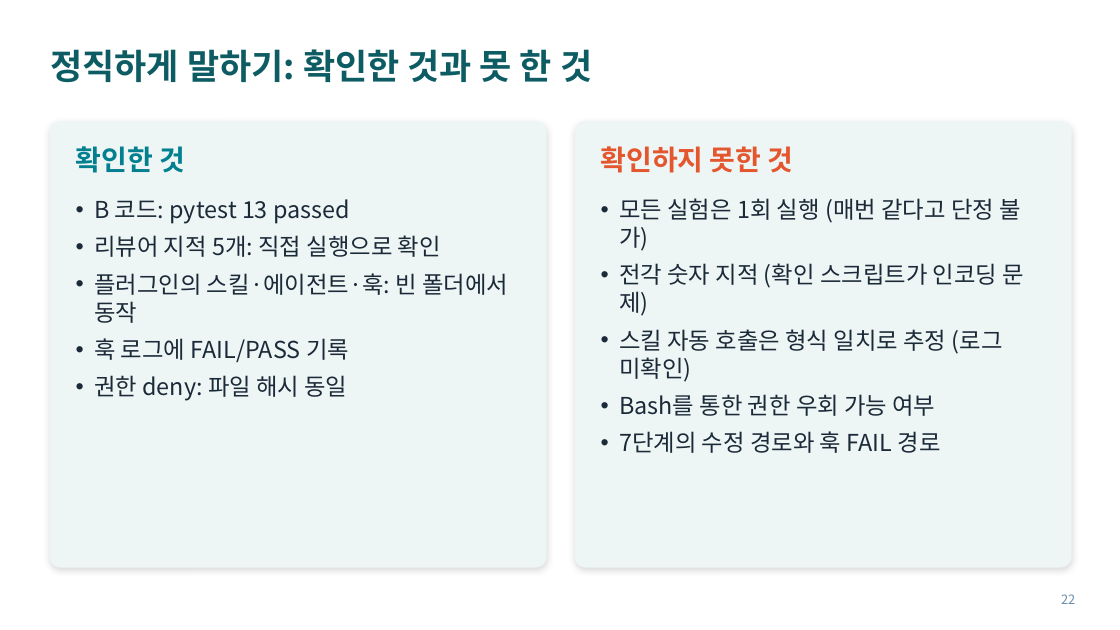
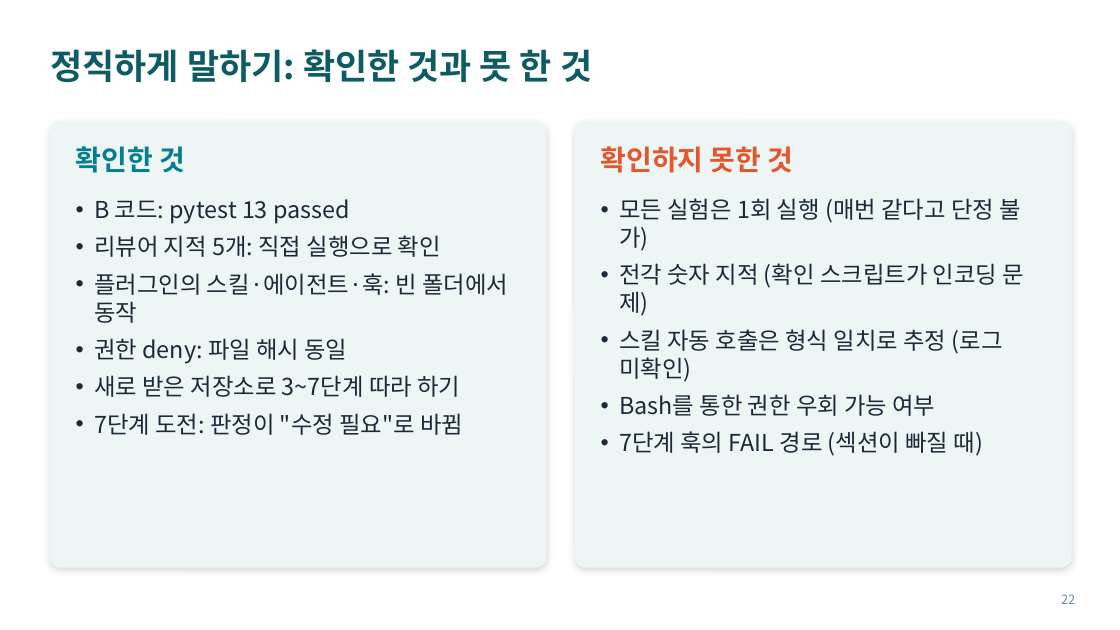
Before and after one commit to six3858/agent-lab, a slide deck: slide 22 of docs/agent-lab-slides.pptx. Drawn at 1120x630 pixels with LibreOffice and Linux fonts; fonts in the diff are those of the drawing. Boxes give left, top, right and bottom in pixels: in the first picture for what was removed or moved away, otherwise in the second. Text is boxed around its words. In the diff, an @@ line names an element or a change of style, - is before the commit and + after.

```diff
--- a/docs/agent-lab-slides.pptx
+++ b/docs/agent-lab-slides.pptx
@@ text at (94,338,349,362): paragraph removed @@
-• 훅 로그에 FAIL/PASS 기록
@@ text at (94,375,463,435): paragraphs added @@
+• 새로 받은 저장소로 3~7단계 따라 하기
+• 7단계 도전: 판정이 "수정 필요"로 바뀜
@@ text at (619,431,983,456): text changed @@
-• 7단계의 수정 경로와 훅 FAIL 경로
+• 7단계 훅의 FAIL 경로 (섹션이 빠질 때)
```
Also in this commit, not shown: 1 other slide changed, 1 other file.
